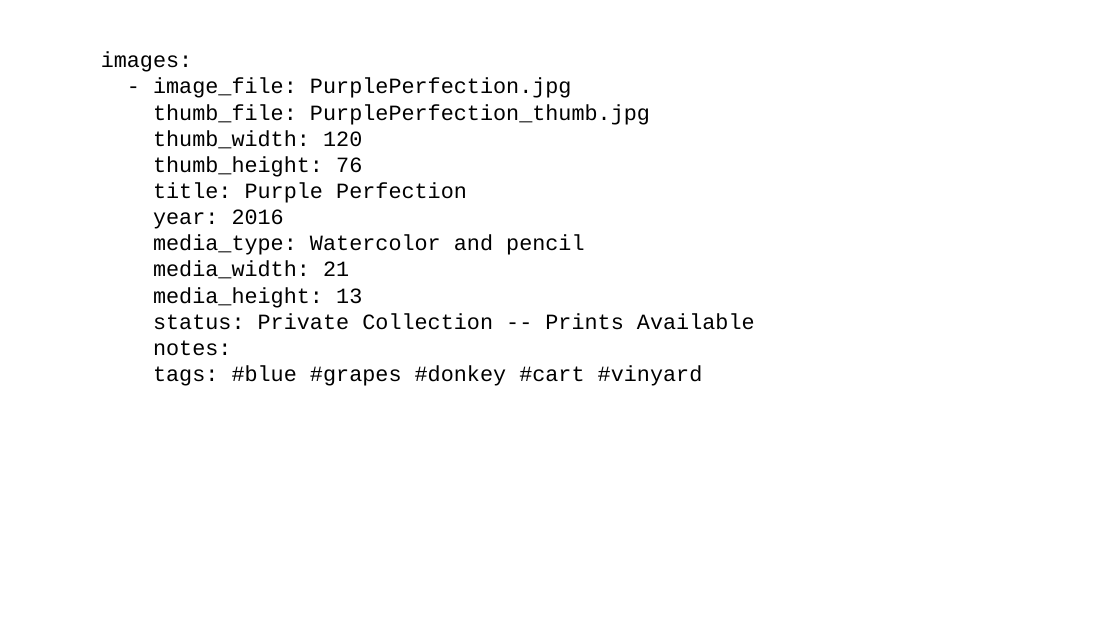
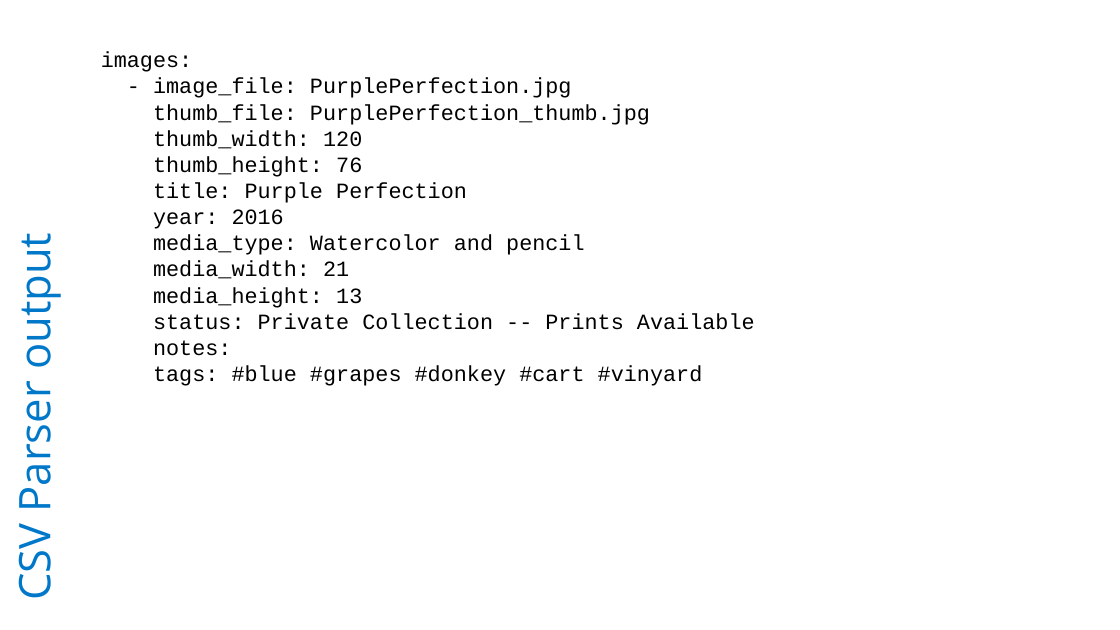
Before and after one commit to rkuma183/wilsonmar.github.io, a slide deck: slide 2 of fig/jekyll-data-driven-web-v01.pptx. Drawn at 1120x630 pixels with LibreOffice and Linux fonts; fonts in the diff are those of the drawing. Boxes give left, top, right and bottom in pixels: in the first picture for what was removed or moved away, otherwise in the second. Text is boxed around its words. In the diff, an @@ line names an element or a change of style, - is before the commit and + after.

```diff
--- a/fig/jekyll-data-driven-web-v01.pptx
+++ b/fig/jekyll-data-driven-web-v01.pptx
@@ title added at [4,246,63,598], 28 pt, text #0078C9 @@
+CSV Parser output
```
Also in this commit, not shown: 2 other slides changed, 13 other files.
